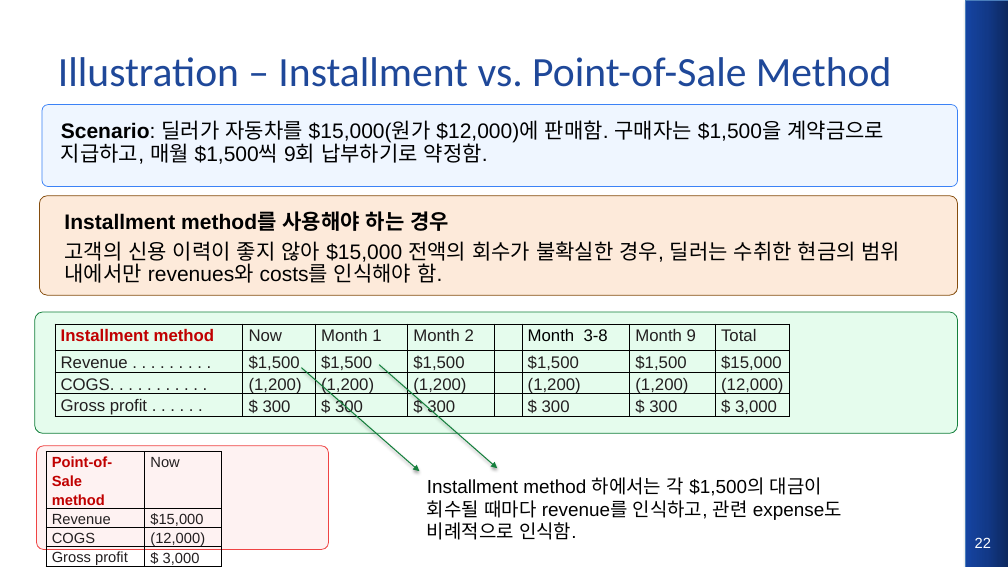
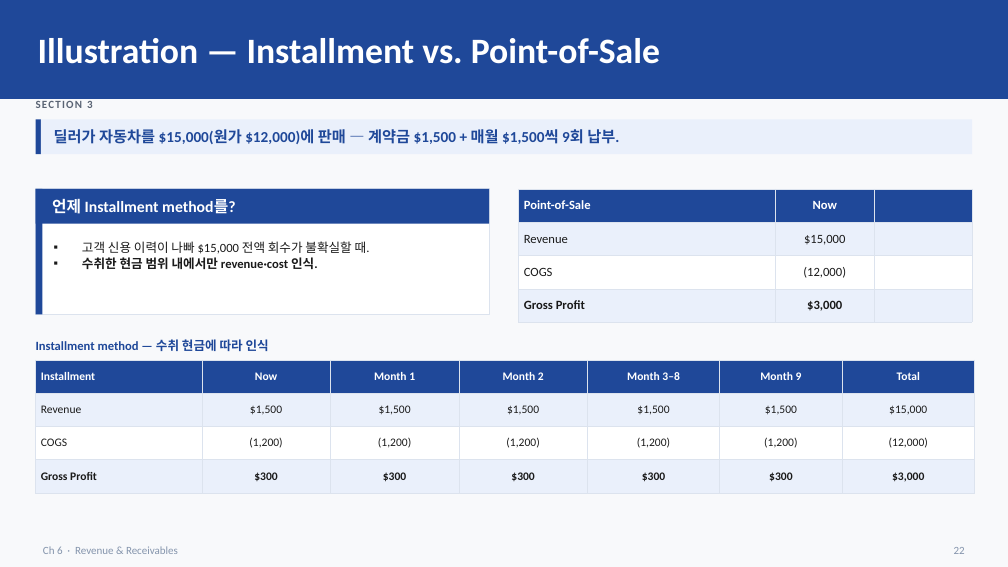
Before and after one commit to keejae/financial-accounting, a slide deck: slide 22 of files/week2/korean/Wk2_L7_slides.pptx. Drawn at 1008x567 pixels with LibreOffice and Linux fonts; fonts in the diff are those of the drawing. Boxes give left, top, right and bottom in pixels: in the first picture for what was removed or moved away, otherwise in the second. Text is boxed around its words. In the diff, an @@ line names an element or a change of style, - is before the commit and + after.

```diff
--- a/files/week2/korean/Wk2_L7_slides.pptx
+++ b/files/week2/korean/Wk2_L7_slides.pptx
@@ background #FFFFFF to #F8F9FB @@
@@ rectangle added at (0,0,1008,99), fill #1F4899 @@
@@ rectangle removed at (966,0,1008,567) @@
@@ text at (38,38,660,64): text changed; size 39.6 to 34 pt; text colour #1F4899 to #FFFFFF; bold on @@
-Illustration – Installment vs. Point-of-Sale Method
+Illustration — Installment vs. Point-of-Sale
@@ rectangle added at (36,119,41,154), fill #1F4899 @@
@@ rectangle added at (41,119,972,154), fill #EAF0FB @@
@@ rounded rectangle removed at (42,104,958,186) @@
@@ text "딜러가 자동차를 $15,000(원가 $12,000)에 판매 ..." at (54,129,619,144): vertical alignment top to middle @@
@@ text added at (87,101,93,108), 10.5 pt, text #5A6474, bold @@
+SECTION 3
@@ text at (54,129,619,144): text changed; size 20 to 14.5 pt; font Arial to Calibri; text colour #000000 to #1F4899; bold on @@
-Scenario: 딜러가 자동차를 $15,000(원가 $12,000)에 판매함. 구매자는 $1,500을 계약금으로 지급하고, 매월 $1,500씩 9회 납부하기로 약정함.
+딜러가 자동차를 $15,000(원가 $12,000)에 판매 — 계약금 $1,500 + 매월 $1,500씩 9회 납부.
@@ rectangle added at (36,189,489,315), fill #FFFFFF, outline #DCE3EE 1 pt @@
@@ rectangle added at (36,189,42,315), fill #1F4899 @@
@@ rectangle added at (36,189,489,224), fill #1F4899 @@
@@ rounded rectangle removed at (39,196,957,296) @@
@@ text added at (52,198,235,214), 15 pt, text #FFFFFF, bold @@
+언제 Installment method를?
@@ table at (519,189,972,315) @@
-column 1: Point-of-Sale method | Revenue | COGS | Gross profit
-column 2: Now | $15,000 | (12,000) | $ 3,000
+column 1: Point-of-Sale | Revenue | COGS | Gross Profit
+column 2: Now | $15,000 | (12,000) | $3,000
+column 3:  |  |  | 
@@ table: place and size @@
-table at (46,451,222,567)
+table at (519,189,972,315)
@@ text at (82,241,370,269): text changed; size 20 to 12 pt; font Arial to Calibri; text colour #000000 to #1A1A1A @@
-Installment method를 사용해야 하는 경우
-고객의 신용 이력이 좋지 않아 $15,000 전액의 회수가 불확실한 경우, 딜러는 수취한 현금의 범위 내에서만 revenues와 costs를 인식해야 함.
+▪ 고객 신용 이력이 나빠 $15,000 전액 회수가 불확실할 때.
+▪ 수취한 현금 범위 내에서만 revenue·cost 인식.
@@ rounded rectangle removed at (35,312,958,434) @@
@@ text added at (36,339,269,351), 12 pt, text #1F4899, bold @@
+Installment method — 수취 현금에 따라 인식
@@ table at (36,360,975,486) @@
-column 1: Installment method | Revenue . . . . . . . . . | COGS. . . . . . . . . . . | Gross profit . . . . . .
-column 2: Now | $1,500 | (1,200) | $ 300
-column 3: Month 1 | $1,500 | (1,200) | $ 300
-column 4: Month 2 | $1,500 | (1,200) | $ 300
-column 5:  |  |  | 
-column 6: Month 3-8 | $1,500 | (1,200) | $ 300
-column 7: Month 9 | $1,500 | (1,200) | $ 300
-column 8: Total | $15,000 | (12,000) | $ 3,000
+column 1: Installment | Revenue | COGS | Gross Profit
+column 2: Now | $1,500 | (1,200) | $300
+column 3: Month 1 | $1,500 | (1,200) | $300
+column 4: Month 2 | $1,500 | (1,200) | $300
+column 5: Month 3–8 | $1,500 | (1,200) | $300
+column 6: Month 9 | $1,500 | (1,200) | $300
+column 7: Total | $15,000 | (12,000) | $3,000
@@ table: place and size @@
-table at (55,324,789,421)
+table at (36,360,975,486)
@@ arrow removed from (302, 368) to (420, 471) @@
@@ arrow removed from (380, 364) to (498, 468) @@
@@ rounded rectangle removed at (36,446,328,550) @@
@@ text removed at (427,477,842,540) @@
-Installment method 하에서는 각 $1,500의 대금이 회수될 때마다 revenue를 인식하고, 관련 expense도 비례적으로 인식함.
@@ text added at (43,546,178,554), 10.5 pt, text #8494AC @@
+Ch 6 · Revenue & Receivables
@@ text "22": place and size @@
-text "22" at (975,537,991,548)
+text "22" at (954,547,965,554)
@@ text "22" at (954,547,965,554): size 14 to 10.5 pt, font Arial to Calibri, text colour #FFFFFF to #8494AC; alignment centre to right; vertical alignment top to middle @@
```
Also in this commit, not shown: 16 other slides changed, 8 slides added, 7 slides removed, 7 other files.
